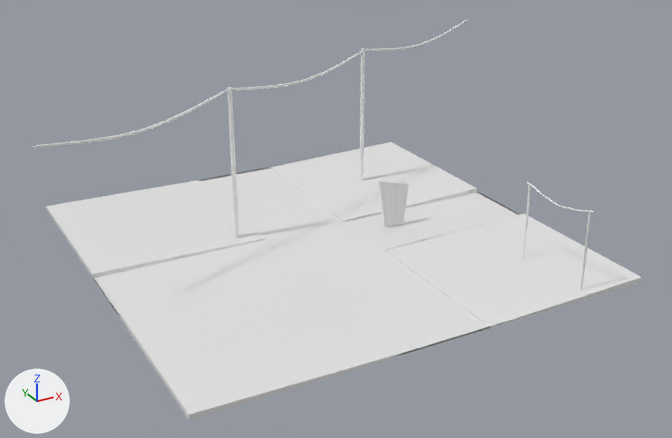
What one commit did to the Blender file Assets/3D/Modelados/Assets modulares/assets_juego1.blend.
One viewpoint serves both versions: a 50 mm lens placed at (-31.2, -59.5, 31.4), pointed at (0.8, -1.3, 2.3). The lights are fixed; the arrows at lower left show +X, +Y and +Z. The first picture is the older version. The same objects are shown in both versions, whatever each file hides.

Before the edit, the objects in view are built like this:
```python
me_cube_048 = bpy.data.meshes.new('Cube.048')
me_cube_048.from_pydata(...)  # 28 vertices, 26 faces; spans x -1.0..0.8, y -1.28..1.0, z -1.0..1.0
me_cube_050 = bpy.data.meshes.new('Cube.050')
me_cube_050.from_pydata(...)  # 60 vertices, 54 faces; spans x -1.0..1.0, y -1.0..1.0, z -1.0..4.05
me_cylinder_005 = bpy.data.meshes.new('Cylinder.005')
me_cylinder_005.from_pydata(...)  # 146 vertices, 144 faces; spans x -1.96..0.54, y -9.92..-0.36, z -0.97..0.97
ob_cylinder_002 = bpy.data.objects.new('Cylinder.002', me_cylinder_005)
ob_cylinder_002.location = (-13.48, 0.74, 12.3)
ob_cylinder_002.rotation_euler = (1.571, 0.0, 1.943)  # degrees (90, 0, 111)
ob_cylinder_002.scale = (0.127, 0.127, 8.83)
ob_puerta_parking = bpy.data.objects.new('puerta parking', me_cube_048)
ob_puerta_parking.location = (6.96, 0.0, 2.08)
ob_puerta_parking.scale = (1.55, 0.141, 2.06)
ob_suelo_parking = bpy.data.objects.new('suelo parking', me_cube_050)
ob_suelo_parking.location = (0.0, 0.0, -0.09)
ob_suelo_parking.scale = (17.4, 17.2, 0.0874)
# also in view: 'poste' at (-5.4, 3.9, 6.1); 'poste.001' at (9.6, 9.8, 6.1)
```
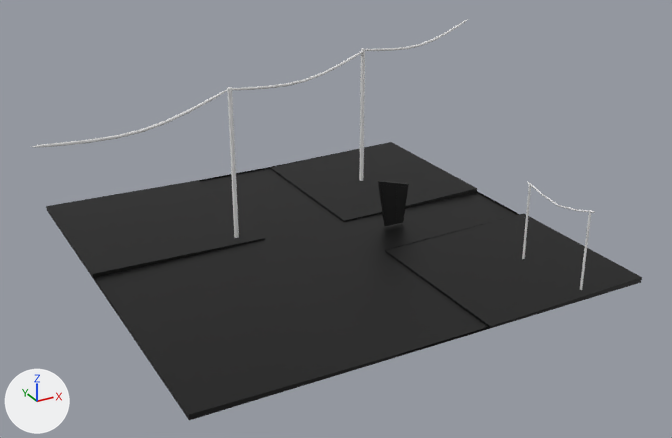
What changed in the scene script:
```text
Add img_suelo_parking_psd:
    img_suelo_parking_psd = load_image('suelo parking.psd', '../../Textures/suelo parking.png', 128, 128, 'sRGB')
Add img_puerta_parking_psd:
    img_puerta_parking_psd = load_image('puerta parking.psd', '../../Textures/puerta parking.png', 128, 128, 'sRGB')
Add mat_material_013:
    mat_material_013 = principled_material('Material.013')
    mat_material_013.texture = img_suelo_parking_psd
Add mat_material_012:
    mat_material_012 = principled_material('Material.012')
    mat_material_012.texture = img_puerta_parking_psd
Change me_cube_048:
    where me_cube_048.from_pydata(...)  # 28 vertices, 26 faces; spans x -1.0..0.8, y -1.28..1.0, z -1.0..1.0
    add me_cube_048.materials.append(mat_material_012)  # picture img_puerta_parking_psd
Change me_cube_050:
    where me_cube_050.from_pydata(...)  # 60 vertices, 54 faces; spans x -1.0..1.0, y -1.0..1.0, z -1.0..4.05
    add me_cube_050.materials.append(mat_material_013)  # picture img_suelo_parking_psd
```

Changed parts and their boxes (x1, y1, x2, y2) in the pictures (672 x 438 px):
'suelo parking', recoloured (white to black): (46, 142, 642, 420) in both
'puerta parking', recoloured (white to black): (378, 180, 409, 226) in both
